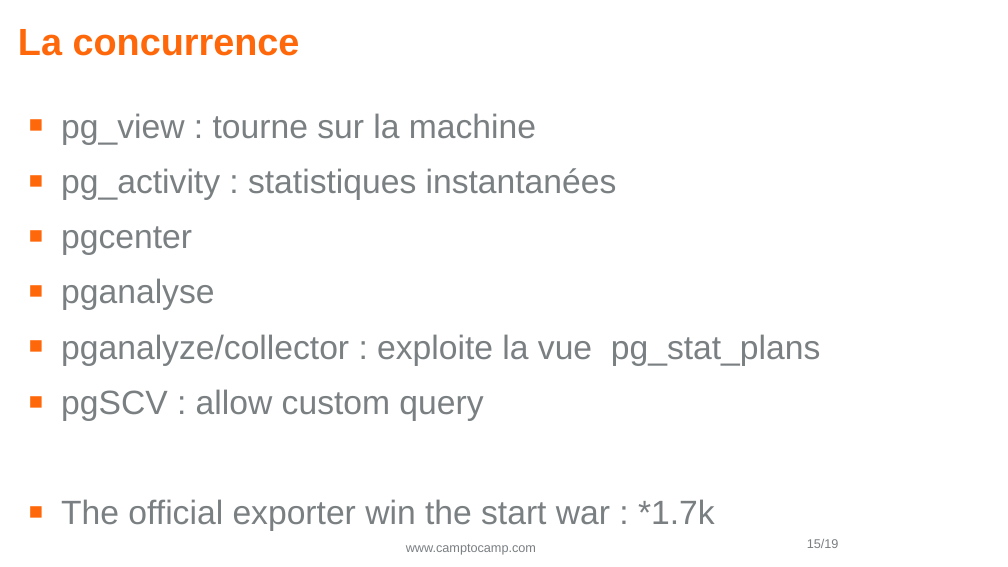
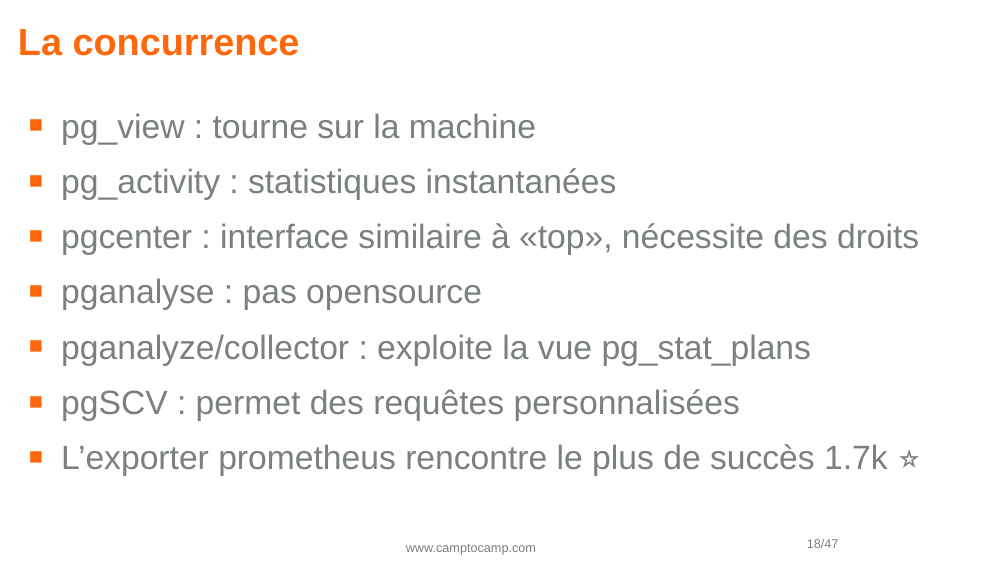
Before and after one commit to Vampouille/demo-prometheus-postgres, a slide deck: slide 18 of pgday2.odp (slide 15 before the commit). Drawn at 1008x567 pixels with LibreOffice and Linux fonts; fonts in the diff are those of the drawing; background and template pictures are left out. Boxes give left, top, right and bottom in pixels: in the first picture for what was removed or moved away, otherwise in the second. Text is boxed around its words. In the diff, an @@ line names an element or a change of style, - is before the commit and + after.

Commit message:
Update slides

```diff
--- a/pgday2.odp
+++ b/pgday2.odp
@@ text at box(61, 223, 919, 310): text changed @@
-■ pgcenter
-■ pganalyse
+■ pgcenter : interface similaire à «top», nécessite des droits
+■ pganalyse : pas opensource
@@ text at box(61, 389, 888, 476): text changed @@
-■ pgSCV : allow custom query
-■ The official exporter win the start war : *1.7k
+■ pgSCV : permet des requêtes personnalisées
+■ L’exporter prometheus rencontre le plus de succès 1.7k ⭐
@@ page number at box(807, 539, 839, 548): text changed @@
-15/19
+18/47
```
Also in this commit, not shown: 5 other slides changed, 29 slides added, 1 slide removed, 2 other files.
